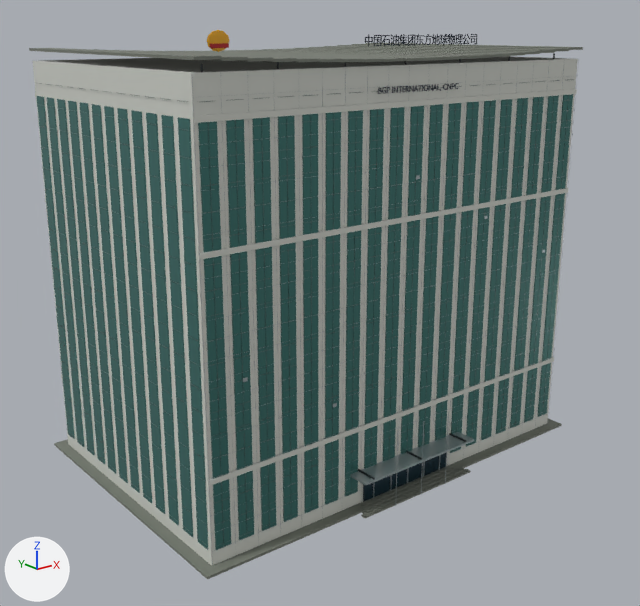
The glTF model dist/models/international.glb, before and after one commit.
One viewpoint serves both versions: a camera (50 mm lens) standing at (-129.4, -321.2, 77.7) and looking at (-30.0, -196.9, 28.0). Arrows for +X, +Y and +Z are at lower left; the lights stay in place. The older version comes first. Vertices at exactly the same position are counted once.

Objects in the first picture: 'international'.
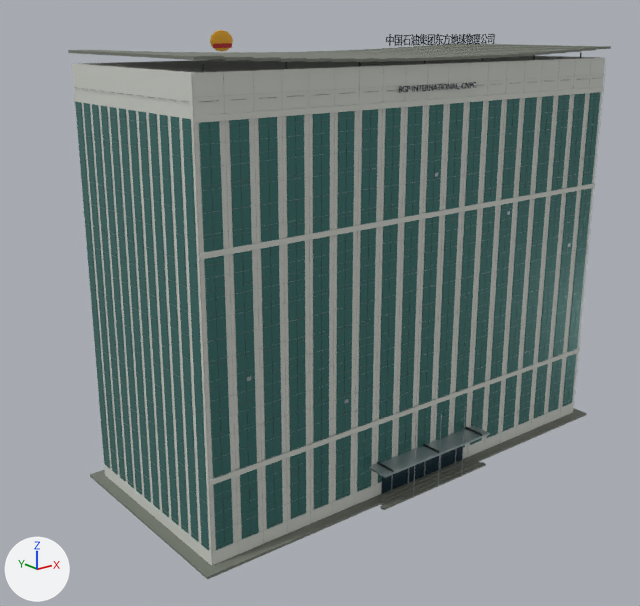
The newer file is also turned or shifted as a whole; pictures and numbers use the older file's frame.

Pixel boxes [x1, y1, x2, y2] of what changed, in the pictures (640 x 606 px; the box of a moved part takes in the faces that stretch with it):
'international', reshaped: before [29, 30, 583, 579]; after [68, 30, 611, 579]
part 1 of me_international, moved or reshaped: before [363, 453, 447, 502]; after [381, 446, 463, 494]
part 2 of me_international, moved or reshaped: before [54, 419, 562, 579]; after [90, 408, 587, 579]
part 3 of me_international, moved or reshaped: before [29, 48, 222, 60]; after [68, 50, 224, 60]
part 4 of me_international, moved or reshaped: before [91, 49, 273, 62]; after [140, 51, 280, 61]
part 5 of me_international, moved or reshaped: before [119, 50, 297, 62]; after [173, 52, 307, 62]
part 6 of me_international, moved or reshaped: before [129, 50, 320, 62]; after [186, 52, 332, 62]
part 7 of me_international, moved or reshaped: before [163, 51, 342, 62]; after [203, 52, 356, 62]
part 8 of me_international, moved or reshaped: before [223, 50, 423, 61]; after [286, 52, 442, 61]
part 9 of me_international, moved or reshaped: before [232, 50, 441, 61]; after [307, 51, 462, 60]
part 10 of me_international, moved or reshaped: before [258, 50, 459, 60]; after [317, 51, 481, 59]
part 11 of me_international, moved or reshaped: before [262, 49, 476, 59]; after [336, 50, 499, 58]
part 12 of me_international, moved or reshaped: before [288, 48, 493, 58]; after [357, 50, 517, 57]
part 13 of me_international, moved or reshaped: before [296, 48, 509, 57]; after [366, 49, 534, 56]
part 14 of me_international, moved or reshaped: before [308, 47, 525, 56]; after [382, 48, 550, 55]
part 15 of me_international, moved or reshaped: before [323, 46, 540, 54]; after [398, 47, 566, 54]
part 16 of me_international, moved or reshaped: before [338, 45, 555, 53]; after [414, 46, 581, 52]
part 17 of me_international, moved or reshaped: before [352, 44, 569, 52]; after [429, 45, 596, 51]
part 18 of me_international, moved or reshaped: before [366, 43, 583, 50]; after [444, 43, 611, 49]
part 19 of me_international, moved or reshaped: before [360, 465, 454, 506]; after [379, 458, 470, 498]
part 20 of me_international, moved or reshaped: before [33, 30, 579, 553]; after [72, 30, 607, 553]

What changed in the scene script:
```text
Change me_international:
    remove me_international.from_pydata(...)  # 48168 vertices, 90680 faces; spans x -72.0..12.0, y -225.1..-167.0, z 0.0..77.2
    add me_international.from_pydata(...)  # 48168 vertices, 90680 faces; spans x -72.0..20.4, y -225.1..-183.0, z 0.0..77.2
    me_international part 1: the loose piece of 8 vertices spanning x -40.0..-20.0, y -221.4..-221.1, z 0.2..5.9 is moved by (4.2, 0.0, 0.0)
    me_international part 2: the loose piece of 8 vertices spanning x -72.0..12.0, y -223.0..-167.0, z 0.0..0.4 is scaled about its middle by (1.1, 0.714, 1), then moved by (4.2, -8.0, 0.0)
    me_international part 3: the loose piece of 8 vertices spanning x -70.0..-66.0, y -221.9..-168.1, z 73.6..74.0 is scaled about its middle by (1.1, 0.703, 1), then moved by (0.2, -8.0, 0.0)
    me_international part 4: the loose piece of 8 vertices spanning x -62.0..-58.0, y -221.9..-168.1, z 73.2..73.6 is scaled about its middle by (1.1, 0.703, 1), then moved by (1.1, -8.0, 0.0)
    me_international part 5: the loose piece of 8 vertices spanning x -58.0..-54.0, y -221.9..-168.1, z 73.1..73.5 is scaled about its middle by (1.1, 0.703, 1), then moved by (1.5, -8.0, 0.0)
    me_international part 6: the loose piece of 8 vertices spanning x -54.0..-50.0, y -221.9..-168.1, z 72.9..73.3 is scaled about its middle by (1.1, 0.703, 1), then moved by (1.9, -8.0, 0.0)
    me_international part 7: the loose piece of 8 vertices spanning x -50.0..-46.0, y -221.9..-168.1, z 72.8..73.2 is scaled about its middle by (1.1, 0.703, 1), then moved by (2.3, -8.0, 0.0)
    me_international part 8: the loose piece of 8 vertices spanning x -34.0..-30.0, y -221.9..-168.1, z 72.6..73.0 is scaled about its middle by (1.1, 0.703, 1), then moved by (4.0, -8.0, 0.0)
    me_international part 9: the loose piece of 8 vertices spanning x -30.0..-26.0, y -221.9..-168.1, z 72.6..73.0 is scaled about its middle by (1.1, 0.703, 1), then moved by (4.4, -8.0, 0.0)
    me_international part 10: the loose piece of 8 vertices spanning x -26.0..-22.0, y -221.9..-168.1, z 72.6..73.0 is scaled about its middle by (1.1, 0.703, 1), then moved by (4.8, -8.0, 0.0)
    me_international part 11: the loose piece of 8 vertices spanning x -22.0..-18.0, y -221.9..-168.1, z 72.7..73.1 is scaled about its middle by (1.1, 0.703, 1), then moved by (5.3, -8.0, 0.0)
    me_international part 12: the loose piece of 8 vertices spanning x -18.0..-14.0, y -221.9..-168.1, z 72.7..73.1 is scaled about its middle by (1.1, 0.703, 1), then moved by (5.7, -8.0, 0.0)
    me_international part 13: the loose piece of 8 vertices spanning x -14.0..-10.0, y -221.9..-168.1, z 72.8..73.2 is scaled about its middle by (1.1, 0.703, 1), then moved by (6.1, -8.0, 0.0)
    me_international part 14: the loose piece of 8 vertices spanning x -10.0..-6.0, y -221.9..-168.1, z 72.9..73.3 is scaled about its middle by (1.1, 0.703, 1), then moved by (6.5, -8.0, 0.0)
    me_international part 15: the loose piece of 8 vertices spanning x -6.0..-2.0, y -221.9..-168.1, z 73.1..73.5 is scaled about its middle by (1.1, 0.703, 1), then moved by (6.9, -8.0, 0.0)
    me_international part 16: the loose piece of 8 vertices spanning x -2.0..2.0, y -221.9..-168.1, z 73.2..73.6 is scaled about its middle by (1.1, 0.703, 1), then moved by (7.4, -8.0, 0.0)
    me_international part 17: the loose piece of 8 vertices spanning x 2.0..6.0, y -221.9..-168.1, z 73.4..73.8 is scaled about its middle by (1.1, 0.703, 1), then moved by (7.8, -8.0, 0.0)
    me_international part 18: the loose piece of 8 vertices spanning x 6.0..10.0, y -221.9..-168.1, z 73.6..74.0 is scaled about its middle by (1.1, 0.703, 1), then moved by (8.2, -8.0, 0.0)
    me_international part 19: the loose piece of 8 vertices spanning x -41.0..-19.0, y -222.4..-221.6, z 0.5..0.8 is moved by (4.2, 0.0, 0.0)
    me_international part 20: 47862 of 48168 vertices moved; they spanned x -70.2..10.2, y -225.1..-168.7, z 0.0..77.2 and now span x -70.2..18.6, y -225.1..-184.7, z 0.0..77.2; mean shift (4.2, -1.7, 0.0); largest move (10.0, -169.0, 0.0) -> (18.4, -185.0, 0.0)
    other edits to the shape of me_international do not show in these pictures
```
